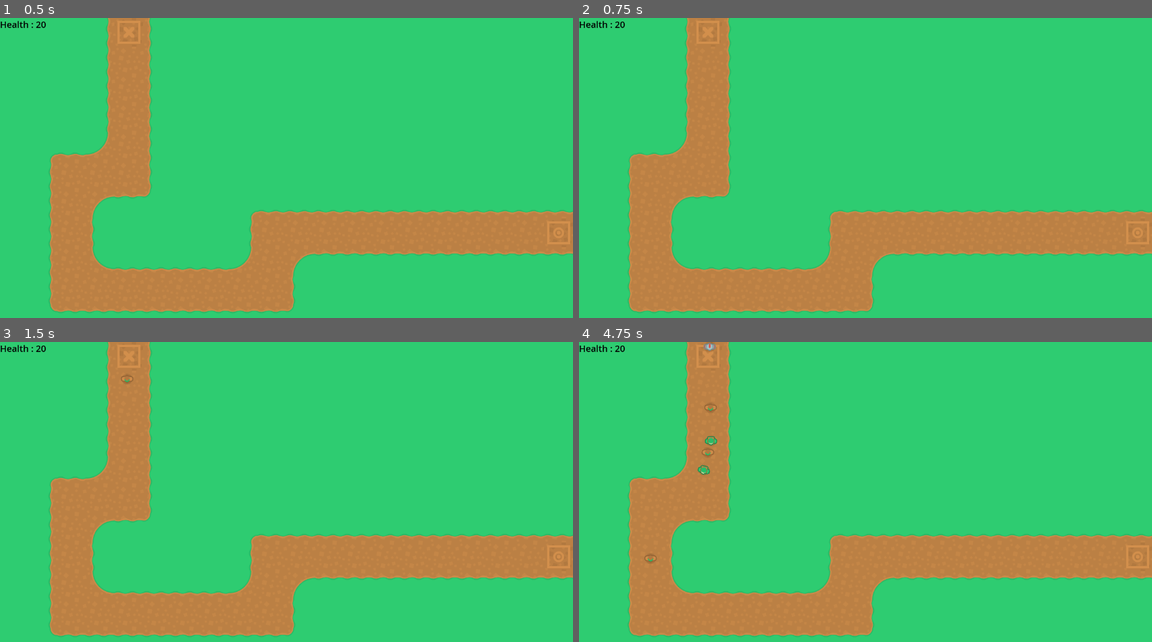
Above: before the commit, frames 1-4 (two rows, left to right).
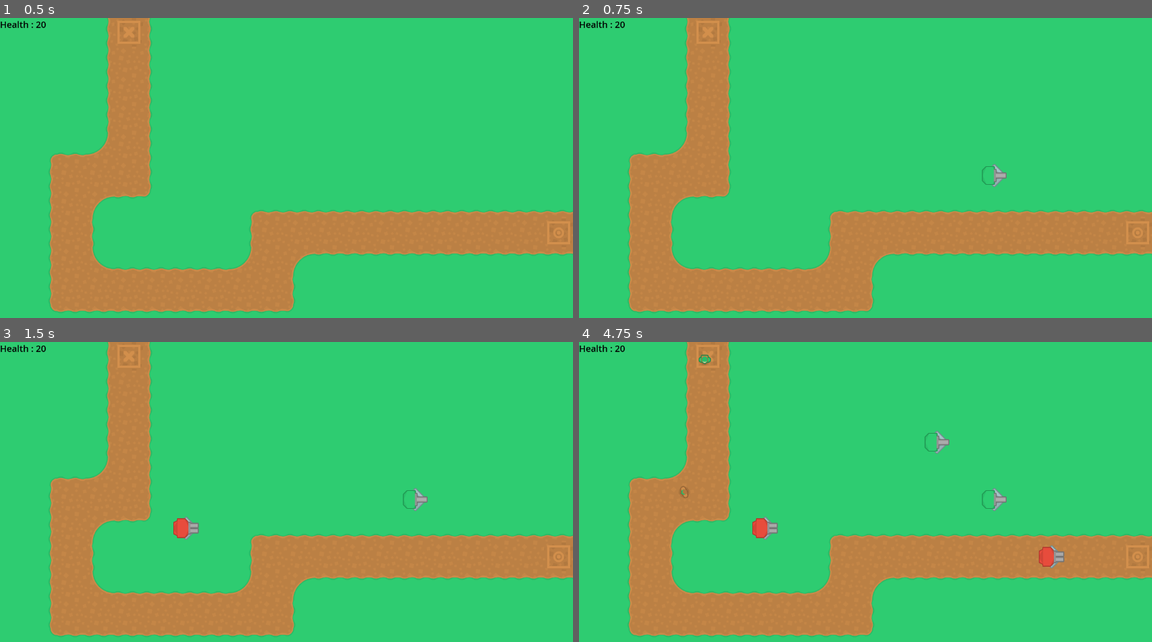
Above: after the commit, the same moments.

Repository: prabhudeba1111/Godot-Games
Game: Godot game, scene res://Levels/level_1.tscn
The game is run twice, just before and just after one commit, with the same random seed, the same clock (stepped at 60 frames per second) and the same inputs. The project has no main scene, so this scene is started directly.
Inputs (mouse positions are in pixels of both pictures, inside the frame that each line leads up to):
- Up to frame 1 (0.5 s): no input
- Up to frame 2 (0.75 s): tap Enter at 0.5 s; move the mouse to (991, 162) at 0.52 s; hold Up (ui_up) from 0.53 s (still down)
- Up to frame 3 (1.5 s): move the mouse to (171, 519) at 1.27 s; release Up (ui_up) at 1.28 s; hold Down (ui_down) from 1.28 s (still down)
- Up to frame 4 (4.75 s): move the mouse to (922, 432) at 2.02 s; release Down (ui_down) at 2.03 s; hold Up (ui_up) 2.03-3.53 s; move the mouse to (836, 567) at 2.77 s; move the mouse to (1037, 552) at 3.52 s; hold Down (ui_down) from 3.53 s (still down); move the mouse to (693, 456) at 4.27 s

Frame 1 is identical in both runs. In frame 2, 0.1% of the frame differs, in the area x 70-75%, y 48-57%; in frame 3, 0.4%; in frame 4, 1.1%, in the area x 11-85%, y 0-76%.

Commit message:
tower stuff

Diff:
--- a/tower-defense/Enemies/enemy_mover.gd
+++ b/tower-defense/Enemies/enemy_mover.gd
@@ -24,6 +24,22 @@
 		finished_path()
 
 func finished_path():
-	print(baseDamage)
 	get_parent().get_parent().base_damaged(baseDamage)
 	queue_free()
+
+func take_damage(damage):
+	hp -= damage
+	damage_animation()
+	if hp <= 0:
+		# give gold
+		queue_free()
+
+func damage_animation():
+	var tween := create_tween()
+	tween.tween_property(self, "v_offset", 0, 0.05)
+	tween.tween_property(self, "modulate", Color.ORANGE_RED, 0.1)
+	tween.tween_property(self, "modulate", Color.WHITE, 0.3)
+	tween.set_parallel()
+	tween.tween_property(self, "v_offset", -5, 0.2)
+	tween.set_parallel(false)
+	tween.tween_property(self, "v_offset", 0, 0.2)
--- a/tower-defense/Enemies/enemy_mover.tscn
+++ b/tower-defense/Enemies/enemy_mover.tscn
@@ -10,7 +10,7 @@
 loop = false
 script = ExtResource("1_odxjt")
 
-[node name="Area2D" type="Area2D" parent="."]
+[node name="Area2D" type="CharacterBody2D" parent="." groups=["Enemies"]]
 
 [node name="CollisionShape2D" type="CollisionShape2D" parent="Area2D"]
 shape = SubResource("CircleShape2D_i7aul")
--- a/tower-defense/Levels/baselevel.gd
+++ b/tower-defense/Levels/baselevel.gd
@@ -13,7 +13,39 @@
 var baseHP :int = baseMaxHp
 var gold :int
 
+var occupied_tiles = []
+
 func base_damaged(damage):
-	print(str(baseHP) + "-" + str(damage))
 	baseHP -= damage
 	$Label.text = "Health : " + str(baseHP)
+
+func _input(event):
+	if event.is_action_pressed("ui_up"):
+		var tilemap = get_node("TileMap")
+		var mouse_pos = get_global_mouse_position()
+		var tile_pos = tilemap.local_to_map(mouse_pos)
+		if is_valid_pos(tile_pos):
+			var turretScene := preload("res://Towers/turret_base.tscn")
+			var turret = turretScene.instantiate()
+			turret.position = tilemap.map_to_local(tile_pos)
+			turret.turret_type = GameData.towers.keys()[0]
+			get_node("Turrets").add_child(turret)
+			occupied_tiles.append(tile_pos)
+	if event.is_action_pressed("ui_down"):
+		var tilemap = get_node("TileMap")
+		var mouse_pos = get_global_mouse_position()
+		var tile_pos = tilemap.local_to_map(mouse_pos)
+		if is_valid_pos(tile_pos):
+			var turretScene := preload("res://Towers/turret_base.tscn")
+			var turret = turretScene.instantiate()
+			turret.position = tilemap.map_to_local(tile_pos)
+			turret.turret_type = GameData.towers.keys()[1]
+			get_node("Turrets").add_child(turret)
+			occupied_tiles.append(tile_pos)
+
+func is_valid_pos(tile_pos: Vector2i) -> bool:
+	var tile_map = get_node("TileMap")
+	var tile_id = tile_map.get_cell_source_id(tile_pos)
+	print(tile_id)
+	var valid_turret_tiles = [1, 2, 3]
+	return tile_id in valid_turret_tiles and not tile_pos in occupied_tiles
--- a/tower-defense/Levels/level_1.tscn
+++ b/tower-defense/Levels/level_1.tscn
@@ -21,7 +21,7 @@
 script = ExtResource("2_e4yio")
 
 [node name="Timer" type="Timer" parent="EnemySpawner"]
-wait_time = 0.7
+wait_time = 2.0
 autostart = true
 
 [node name="Turrets" type="Node2D" parent="."]
--- a/tower-defense/Main/GameData.gd
+++ b/tower-defense/Main/GameData.gd
@@ -40,6 +40,54 @@
 	}
 }
 
+const towers := {
+	"sniper": {
+		"stats": {
+			"damage": 150,
+			"attack_speed": 0.5,
+			"attack_range": 10.0,
+			"bulletSpeed": 1500.0,
+		},
+		"upgrades": {
+			"damage": {"amount": 2.5, "multiplies": false},
+			"attack_speed": {"amount": 1.5, "multiplies": true},
+		},
+		"name": "Sniper Turret",
+		"cost": 90,
+		"sprite": "res://Tilesheet/PNG/towerDefense_tile249.png",
+	},
+		"machineGun": {
+		"stats": {
+			"damage": 350,
+			"attack_speed": 1.5,
+			"attack_range": 6.0,
+			"bulletSpeed": 800.0,
+		},
+		"upgrades": {
+			"damage": {"amount": 2.5, "multiplies": false},
+			"attack_speed": {"amount": 1.5, "multiplies": true},
+		},
+		"name": "Machine Gun Turret",
+		"cost": 70,
+		"sprite": "res://Tilesheet/PNG/towerDefense_tile250.png",
+	},
+}
+
+const tower_level := {
+	"1":{
+		"sprite": "res://Tilesheet/PNG/towerDefense_tile183.png"
+	},
+	"2":{
+		"sprite": "res://Tilesheet/PNG/towerDefense_tile182.png"
+	},
+	"3":{
+		"sprite": "res://Tilesheet/PNG/towerDefense_tile181.png"
+	},
+	"4":{
+		"sprite": "res://Tilesheet/PNG/towerDefense_tile180.png"
+	}
+}
+
 const levels := {
 	"level1": {
 		"scene": "res://Levels/level1.tscn",
--- /dev/null
+++ b/tower-defense/Towers/Bullets/sniper_bullet.gd
@@ -0,0 +1,25 @@
+extends CharacterBody2D
+
+
+var speed :int
+var target :CharacterBody2D = null
+var turret :StaticBody2D
+
+func _ready() -> void:
+	turret = get_parent().get_parent()
+	speed = turret.bulletSpeed
+
+# Called every frame. 'delta' is the elapsed time since the previous frame.
+func _process(delta: float) -> void:
+	if target and is_instance_valid(target):
+		var direction = (target.global_position - global_position).normalized()
+		look_at(target.global_position)
+		global_position += direction * speed * delta
+
+		if global_position.distance_to(target.global_position) < 5:
+			hit_target()
+
+func hit_target():
+	var damage = turret.attack_damage
+	target.get_parent().take_damage(damage)
+	queue_free()
--- /dev/null
+++ b/tower-defense/Towers/Bullets/sniper_bullet.tscn
@@ -0,0 +1,19 @@
+[gd_scene load_steps=4 format=3 uid="uid://7gvq0qdlm80j"]
+
+[ext_resource type="Script" path="res://Towers/Bullets/sniper_bullet.gd" id="1_ama1a"]
+[ext_resource type="Texture2D" uid="uid://bd17d0rhjyp8a" path="res://Tilesheet/PNG/towerDefense_tile297.png" id="1_su0oc"]
+
+[sub_resource type="CircleShape2D" id="CircleShape2D_ce75f"]
+radius = 15.0
+
+[node name="SniperBullet" type="CharacterBody2D"]
+script = ExtResource("1_ama1a")
+
+[node name="Sprite2D" type="Sprite2D" parent="."]
+rotation = -1.5708
+texture = ExtResource("1_su0oc")
+offset = Vector2(0, -13)
+
+[node name="CollisionShape2D" type="CollisionShape2D" parent="."]
+scale = Vector2(0.4, 0.4)
+shape = SubResource("CircleShape2D_ce75f")
--- /dev/null
+++ b/tower-defense/Towers/sniper_turret.gd
@@ -0,0 +1,55 @@
+extends StaticBody2D
+
+@export var bullet_scene :PackedScene= preload("res://Towers/Bullets/sniper_bullet.tscn")
+
+var target :CharacterBody2D = null
+var enemies_in_range = []
+
+var attack_damage :int = 150
+var fire_rate :float = 0.5
+var rotation_speed :float = 10.0
+
+@onready var turret = $Turret
+@onready var fire_point = $Turret/FirePoint
+
+
+
+# Called when the node enters the scene tree for the first time.
+func _ready() -> void:
+	$AttackCD.wait_time = 1 / fire_rate
+	$AttackCD.start()
+
+
+# Called every frame. 'delta' is the elapsed time since the previous frame.
+func _process(delta: float) -> void:
+	if target and is_instance_valid(target):
+		var direction = (target.global_position - turret.global_position).normalized()
+		var angle = direction.angle()
+		turret.rotation = lerp_angle(turret.rotation, angle, rotation_speed * delta)
+
+
+func _on_range_body_entered(body: Node2D) -> void:
+	if body.is_in_group("Enemies"):
+		enemies_in_range.append(body)
+		update_target()
+
+func _on_range_body_exited(body: Node2D) -> void:
+	if body in enemies_in_range:
+		enemies_in_range.erase(body)
+	update_target()
+
+func update_target():
+	if enemies_in_range.is_empty():
+		target = null
+		return
+	target = enemies_in_range[0]
+
+func _on_attack_cd_timeout() -> void:
+	if target and is_instance_valid(target):
+		fire_bullet()
+
+func fire_bullet():
+	var bullet = bullet_scene.instantiate()
+	bullet.position = fire_point.position
+	bullet.target = target
+	add_child(bullet)
--- /dev/null
+++ b/tower-defense/Towers/sniper_turret.tscn
@@ -0,0 +1,38 @@
+[gd_scene load_steps=6 format=3 uid="uid://cy7eqioebvag8"]
+
+[ext_resource type="Script" path="res://Towers/sniper_turret.gd" id="1_7vsmt"]
+[ext_resource type="Texture2D" uid="uid://c1nklj01g3kr6" path="res://Tilesheet/PNG/towerDefense_tile183.png" id="1_cbmmg"]
+[ext_resource type="Texture2D" uid="uid://byswovvceeejr" path="res://Tilesheet/PNG/towerDefense_tile249.png" id="3_rygvy"]
+
+[sub_resource type="RectangleShape2D" id="RectangleShape2D_da2vk"]
+
+[sub_resource type="CircleShape2D" id="CircleShape2D_kn3cr"]
+
+[node name="SniperTurret" type="StaticBody2D"]
+script = ExtResource("1_7vsmt")
+
+[node name="CollisionShape2D" type="CollisionShape2D" parent="."]
+scale = Vector2(3.2, 3.2)
+shape = SubResource("RectangleShape2D_da2vk")
+
+[node name="Range" type="Area2D" parent="."]
+
+[node name="CollisionShape2D" type="CollisionShape2D" parent="Range"]
+scale = Vector2(35, 35)
+shape = SubResource("CircleShape2D_kn3cr")
+
+[node name="Base" type="Sprite2D" parent="."]
+texture = ExtResource("1_cbmmg")
+
+[node name="Turret" type="Sprite2D" parent="."]
+texture = ExtResource("3_rygvy")
+
+[node name="FirePoint" type="Marker2D" parent="Turret"]
+position = Vector2(-1.26763e-06, -29)
+rotation = -1.5708
+
+[node name="AttackCD" type="Timer" parent="."]
+
+[connection signal="body_entered" from="Range" to="." method="_on_range_body_entered"]
+[connection signal="body_exited" from="Range" to="." method="_on_range_body_exited"]
+[connection signal="timeout" from="AttackCD" to="." method="_on_attack_cd_timeout"]
--- /dev/null
+++ b/tower-defense/Towers/turret_base.gd
@@ -0,0 +1,50 @@
+extends StaticBody2D
+class_name TurretBase
+
+var turret_type := "":
+	set(value):
+		turret_type = value
+		$TurretBody/Sprite2D.texture = load(GameData.towers[value]["sprite"])
+		for stat in GameData.towers[value]["stats"].keys():
+			set(stat, GameData.towers[value]["stats"][stat])
+
+		var new_shape = CircleShape2D.new()
+		new_shape.radius = attack_range
+		$TurretBody/Area2D/CollisionShape2D.shape = new_shape
+		$AttackCD.wait_time = 1 / attack_speed
+
+@export var bullet_scene :PackedScene= preload("res://Towers/Bullets/sniper_bullet.tscn")
+
+var damage :int
+var attack_speed :float
+var attack_range :float
+var bulletSpeed :int
+
+var level :int = 1
+var target :CharacterBody2D = null
+var enemies_in_range = []
+
+@onready var fire_point = $TurretBody/FirePoint
+@onready var turret_body = $TurretBody
+
+
+func _ready() -> void:
+	$Base.texture = load(GameData.tower_level[str(level)]["sprite"])
+	$AttackCD.start()
+
+# Called every frame. 'delta' is the elapsed time since the previous frame.
+func _process(delta: float) -> void:
+	if target and is_instance_valid(target):
+		var direction = (target.global_position - turret_body.global_position).normalized()
+		var angle = direction.angle()
+		turret_body.rotation = lerp_angle(turret_body.rotation, angle, 5 * delta)
+
+func _on_attack_cd_timeout() -> void:
+	if target and is_instance_valid(target):
+		fire_bullet()
+
+func fire_bullet():
+	var bullet = bullet_scene.instantiate()
+	bullet.position = fire_point.position
+	bullet.target = target
+	get_node("Projectiles").add_child(bullet)
--- /dev/null
+++ b/tower-defense/Towers/turret_base.tscn
@@ -0,0 +1,25 @@
+[gd_scene load_steps=5 format=3 uid="uid://cxgiv0q1m0ryb"]
+
+[ext_resource type="Texture2D" uid="uid://c1nklj01g3kr6" path="res://Tilesheet/PNG/towerDefense_tile183.png" id="1_juuth"]
+[ext_resource type="Script" path="res://Towers/turret_base.gd" id="1_ut6jf"]
+[ext_resource type="PackedScene" uid="uid://dbb1ra66pk2h5" path="res://Towers/turret_body.tscn" id="2_hw2fl"]
+
+[sub_resource type="RectangleShape2D" id="RectangleShape2D_aukfy"]
+
+[node name="TurretBase" type="StaticBody2D"]
+script = ExtResource("1_ut6jf")
+
+[node name="CollisionShape2D" type="CollisionShape2D" parent="."]
+scale = Vector2(3.2, 3.2)
+shape = SubResource("RectangleShape2D_aukfy")
+
+[node name="Base" type="Sprite2D" parent="."]
+texture = ExtResource("1_juuth")
+
+[node name="TurretBody" parent="." instance=ExtResource("2_hw2fl")]
+
+[node name="Projectiles" type="Node2D" parent="."]
+
+[node name="AttackCD" type="Timer" parent="."]
+
+[connection signal="timeout" from="AttackCD" to="." method="_on_attack_cd_timeout"]
--- /dev/null
+++ b/tower-defense/Towers/turret_body.tscn
@@ -0,0 +1,20 @@
+[gd_scene load_steps=3 format=3 uid="uid://dbb1ra66pk2h5"]
+
+[ext_resource type="Texture2D" uid="uid://byswovvceeejr" path="res://Tilesheet/PNG/towerDefense_tile249.png" id="1_n2r0f"]
+
+[sub_resource type="CircleShape2D" id="CircleShape2D_praf1"]
+
+[node name="TurretBody" type="StaticBody2D"]
+
+[node name="Area2D" type="Area2D" parent="."]
+
+[node name="CollisionShape2D" type="CollisionShape2D" parent="Area2D"]
+scale = Vector2(35, 35)
+shape = SubResource("CircleShape2D_praf1")
+
+[node name="Sprite2D" type="Sprite2D" parent="."]
+rotation = 1.5708
+texture = ExtResource("1_n2r0f")
+
+[node name="FirePoint" type="Marker2D" parent="."]
+position = Vector2(32, 0)
--- a/tower-defense/project.godot
+++ b/tower-defense/project.godot
@@ -23,6 +23,10 @@
 window/size/viewport_width=1280
 window/size/viewport_height=720
 
+[global_group]
+
+Enemies=""
+
 [rendering]
 
 textures/canvas_textures/default_texture_filter=0
Binary file changed: tower-defense/Tilesheet/PNG/towerDefense_tile249.png
Not shown, changed: tower-defense/Tilesheet/PNG/towerDefense_tile249.png.import
Binary file changed: tower-defense/Tilesheet/PNG/towerDefense_tile250.png
Not shown, changed: tower-defense/Tilesheet/PNG/towerDefense_tile250.png.import
